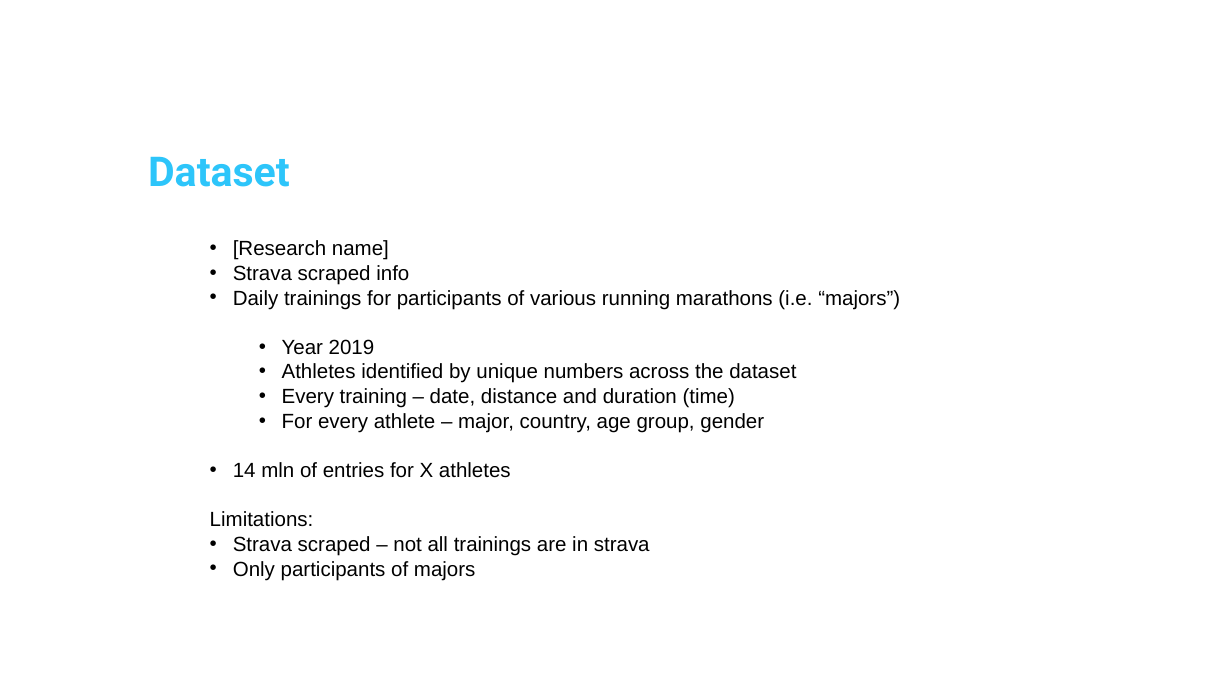
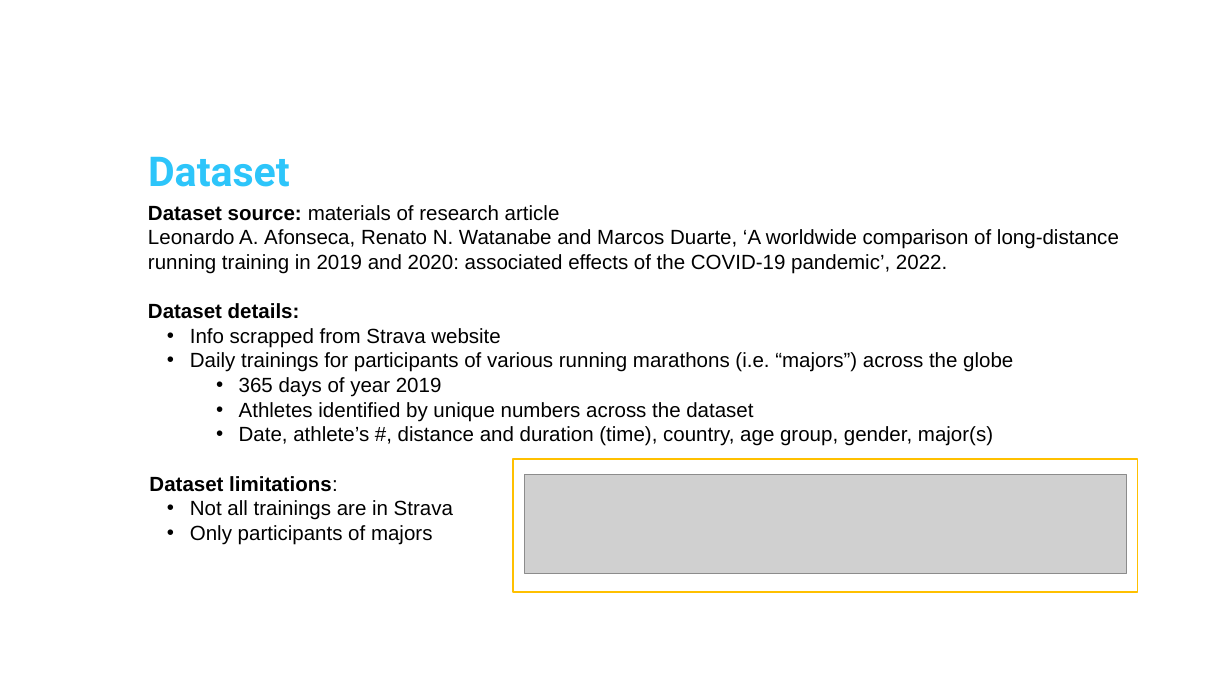
Before and after one commit to dmitry-an-git/ironhack_project_1, a slide deck: slide 2 of project_marathon.pptx. Drawn at 1232x693 pixels with LibreOffice and Linux fonts; fonts in the diff are those of the drawing; grey boxes stand for pictures; background and template pictures are left out. Boxes give left, top, right and bottom in pixels: in the first picture for what was removed or moved away, otherwise in the second. Text is boxed around its words. In the diff, an @@ line names an element or a change of style, - is before the commit and + after.

```diff
--- a/project_marathon.pptx
+++ b/project_marathon.pptx
@@ text "Dataset source: materials of research ...": place and size @@
-text "Dataset source: materials of research ..." at [210,240,900,581]
+text "Dataset source: materials of research ..." at [148,205,1119,545]
@@ text at [148,205,1119,397]: text changed @@
-• [Research name]
-• Strava scraped info
-• Daily trainings for participants of various running marathons (i.e. “majors”)
-• Year 2019
+Dataset source: materials of research article
+Leonardo A. Afonseca, Renato N. Watanabe and Marcos Duarte, ‘A worldwide comparison of long-distance running training in 2019 and 2020: associated effects of the COVID-19 pandemic’, 2022.
+Dataset details:
+• Info scrapped from Strava website
+• Daily trainings for participants of various running marathons (i.e. “majors”) across the globe
+• 365 days of year 2019
@@ text at [149,426,993,520]: text changed @@
-• Every training – date, distance and duration (time)
-• For every athlete – major, country, age group, gender
-• 14 mln of entries for X athletes
-Limitations:
-• Strava scraped – not all trainings are in strava
+• Date, athlete’s #, distance and duration (time), country, age group, gender, major(s)
+Dataset limitations:
+• Not all trainings are in Strava
@@ rectangle added at [513,460,1137,593], outline #FFC000 1 pt @@
@@ picture added at [525,474,1127,574] @@
```
Also in this commit, not shown: 10 other slides changed.
